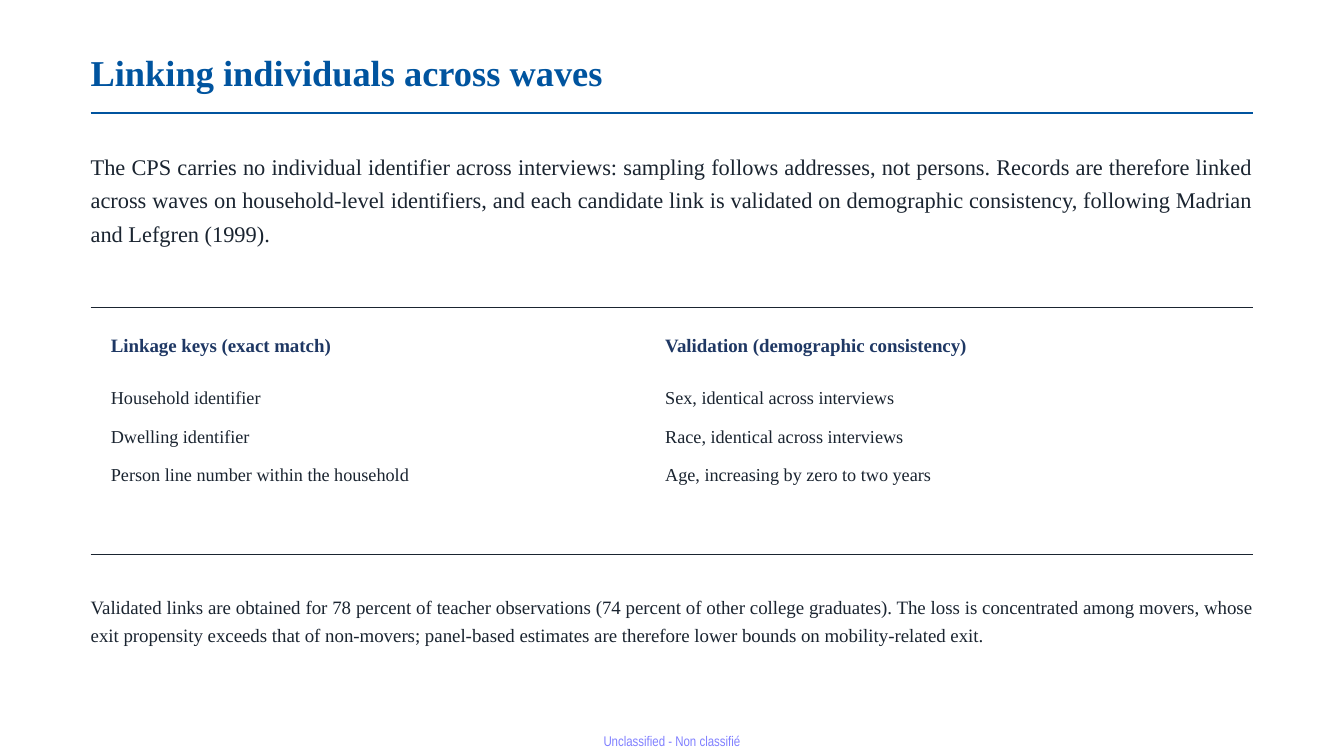
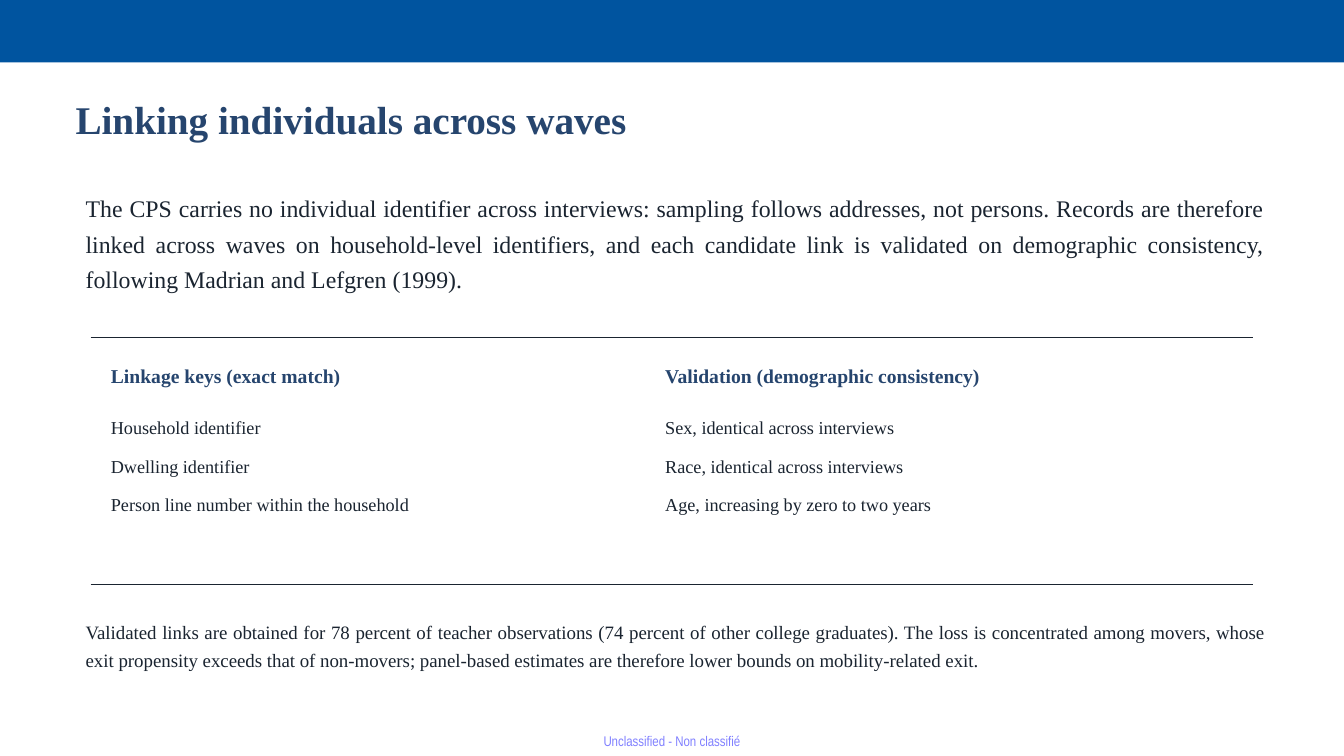
Before and after one commit to jedr1-ship-it/Alternative-Pathways----Quant, a slide deck: slide 8 of report/Proyect_US_v4.pptx (slide 7 before the commit). Drawn at 1344x756 pixels with LibreOffice and Linux fonts; fonts in the diff are those of the drawing. Boxes give left, top, right and bottom in pixels: in the first picture for what was removed or moved away, otherwise in the second. Text is boxed around its words. In the diff, an @@ line names an element or a change of style, - is before the commit and + after.

```diff
--- a/report/Proyect_US_v4.pptx
+++ b/report/Proyect_US_v4.pptx
@@ rectangle added at bbox=[0, 0, 1344, 63], fill #00549F @@
@@ text "Linking individuals across waves": place and size @@
-text "Linking individuals across waves" at bbox=[91, 60, 603, 93]
+text "Linking individuals across waves" at bbox=[76, 106, 626, 142]
@@ text "Linking individuals across waves" at bbox=[76, 106, 626, 142]: size 26 to 28 pt, text colour #00549F to #26456E @@
@@ line removed from (91, 113) to (1253, 113) @@
@@ text "The CPS carries no individual ...": place and size @@
-text "The CPS carries no individual ..." at bbox=[91, 159, 1252, 247]
+text "The CPS carries no individual ..." at bbox=[86, 200, 1264, 293]
@@ text "The CPS carries no individual ..." at bbox=[86, 200, 1264, 293]: size 16 to 17 pt; line spacing 24pt to 25.5pt @@
@@ text "Linkage keys (exact match)" at bbox=[111, 369, 340, 388]: size 13.5 to 14 pt, text colour #1F3864 to #26456E; line spacing 20.2pt to 21pt @@
@@ text "Validation (demographic consistency)" at bbox=[665, 369, 979, 388]: size 13.5 to 14 pt, text colour #1F3864 to #26456E; line spacing 20.2pt to 21pt @@
@@ 4 texts, 2 lines: place and size @@
-4 texts, 2 lines at bbox=[91, 308, 1253, 555]
+4 texts, 2 lines at bbox=[91, 338, 1253, 585]
@@ text "Validated links are obtained for ..." rewrapped from bbox=[91, 600, 1252, 646] to bbox=[86, 625, 1264, 671] @@
```
Also in this commit, not shown: 12 other slides changed, 1 slide added, 1 other file.
